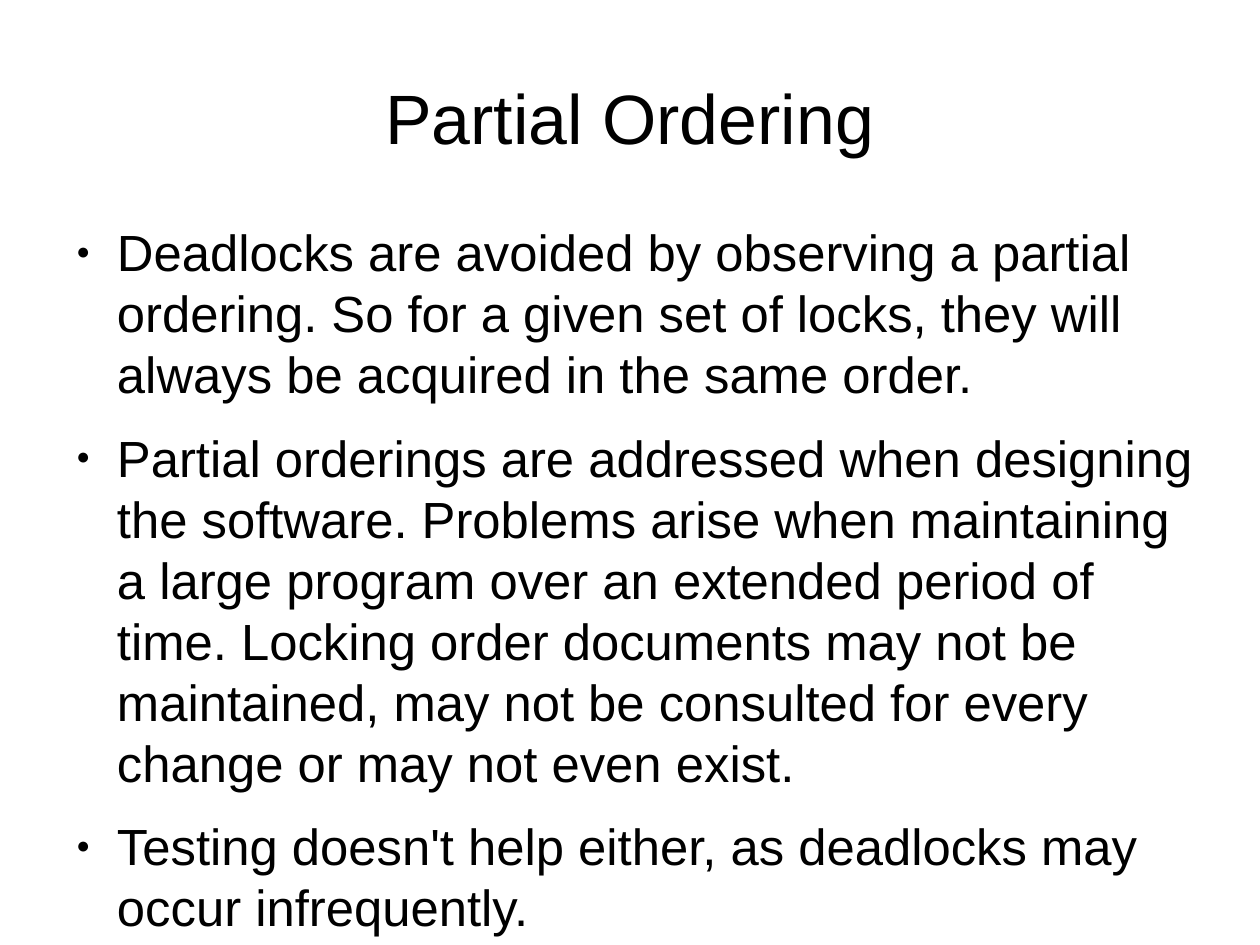
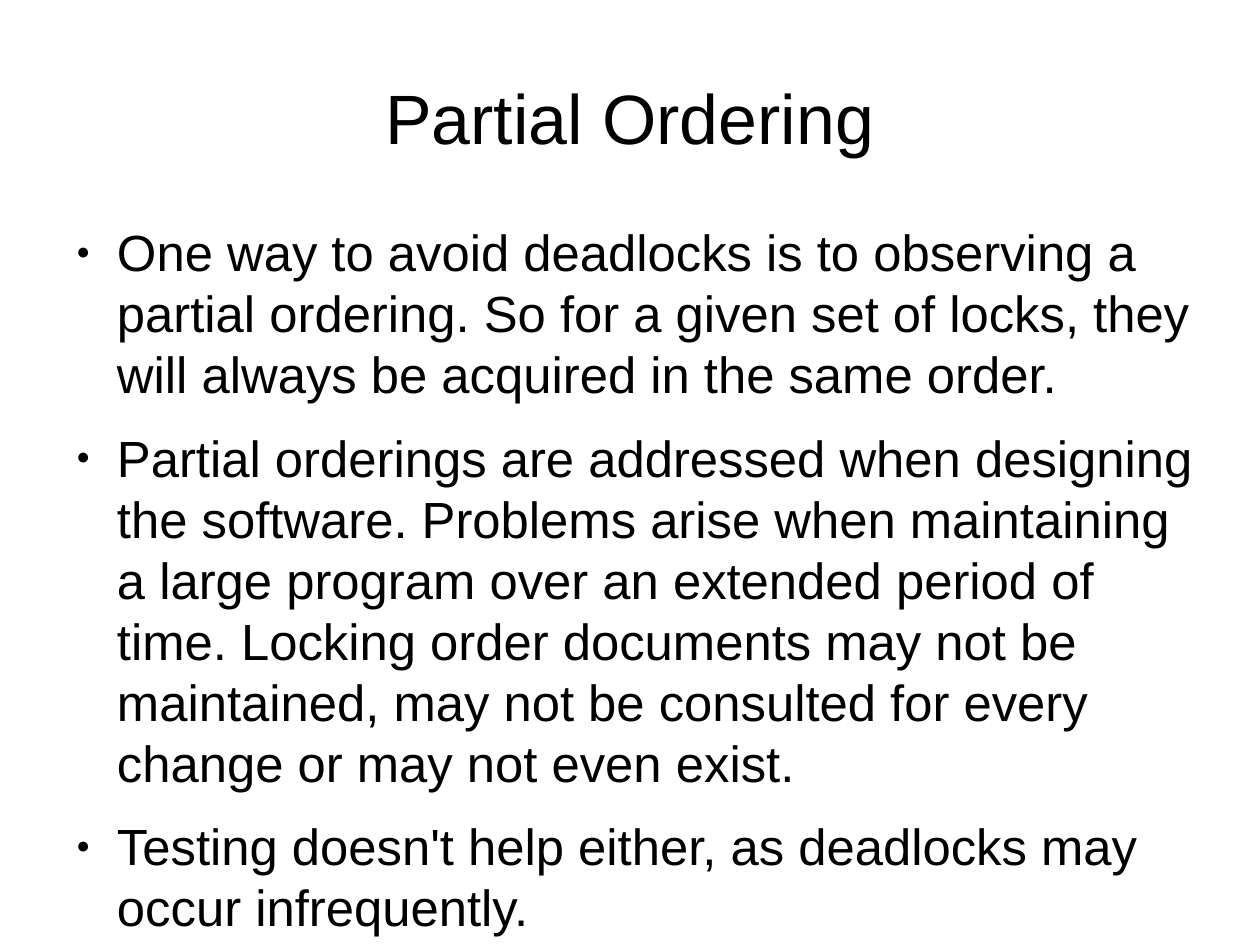
Before and after one commit to laforge49/JActor2, a slide deck: slide 10 of docs/JActor2Revisited.odp (slide 11 before the commit). Drawn at 1260x945 pixels with LibreOffice and Linux fonts; fonts in the diff are those of the drawing. Boxes give left, top, right and bottom in pixels: in the first picture for what was removed or moved away, otherwise in the second. Text is boxed around its words. In the diff, an @@ line names an element or a change of style, - is before the commit and + after.

```diff
--- a/docs/JActor2Revisited.odp
+++ b/docs/JActor2Revisited.odp
@@ text at bbox=[117, 234, 1189, 404]: text changed @@
-● Deadlocks are avoided by observing a partial ordering. So for a given set of locks, they will always be acquired in the same order.
+● One way to avoid deadlocks is to observing a partial ordering. So for a given set of locks, they will always be acquired in the same order.
```
Also in this commit, not shown: 7 other slides changed, 1 slide added, 2 slides removed, 1 other file.
